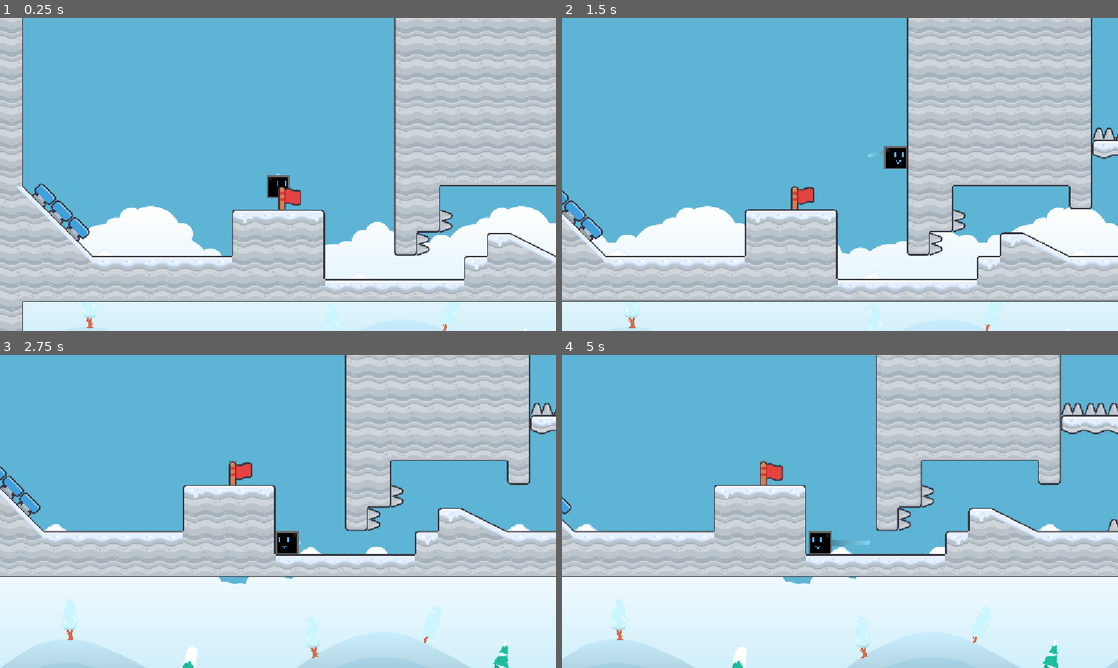
Above: before the commit, frames 1-4 (two rows, left to right).
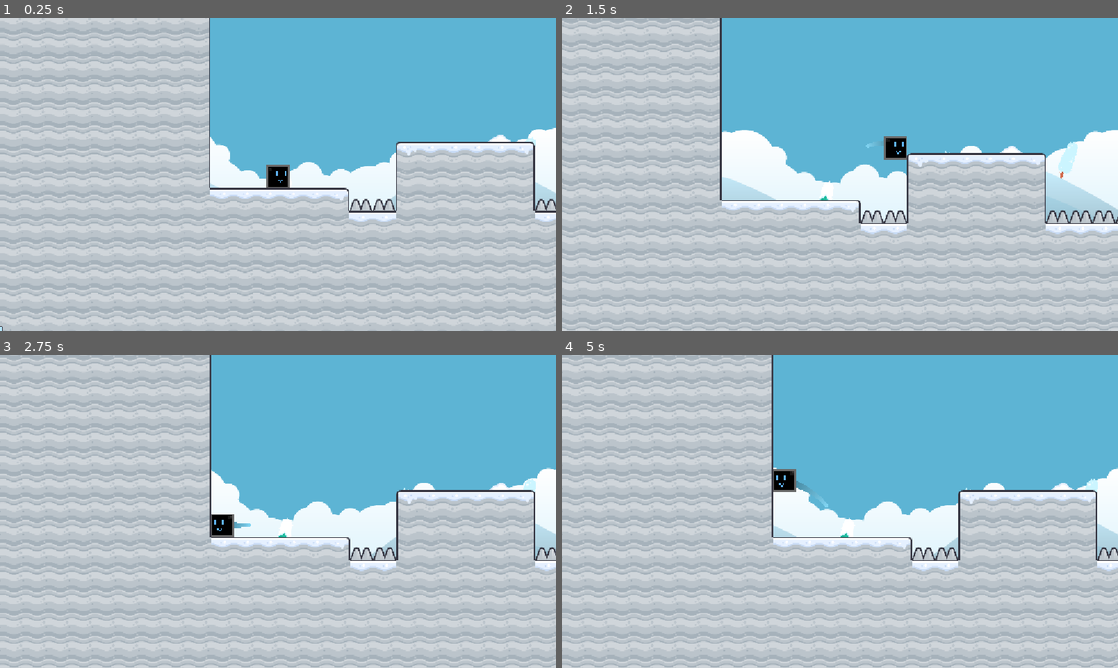
Above: after the commit, the same moments.

Repository: Emarald64/gliding-game
Game: Godot game, scene res://Scenes/main.tscn
The game is run twice, just before and just after one commit, with the same random seed, the same clock (stepped at 60 frames per second) and the same inputs.
Inputs:
- Up to frame 1 (0.25 s): no input
- Up to frame 2 (1.5 s): tap Enter at 0.5 s; hold Shift (glide) 0.53-1.28 s; hold Right (move_right) from 0.53 s (still down); tap Space (jump) at 0.77 s; tap Shift (glide) at 1.35 s
- Up to frame 3 (2.75 s): tap Space (jump) at 1.52 s; release Right (move_right) at 2.03 s; hold Left (move_left) from 2.03 s (still down); hold Shift (glide) from 2.03 s (still down)
- Up to frame 4 (5 s): release Left (move_left) at 2.78 s; release Shift (glide) at 2.78 s; hold Right (move_right) 2.78-4.28 s; tap Shift (glide) at 2.85, 4.35 s; tap Space (jump) at 3.02, 3.77, 4.52 s; hold Shift (glide) 3.53-4.28 s; hold Left (move_left) from 4.28 s (still down)

The runs differ from the first frame. In frame 1, 65% of the frame differs, in the area x 0-100%, y 0-100%; in frame 2, 71%; in frame 3, 76%; in frame 4, 76%.

Commit message:
removed debug messages

Diff:
--- a/Scenes/glide_booster.gd
+++ b/Scenes/glide_booster.gd
@@ -16,7 +16,7 @@
 		$GPUParticles2D.process_material.initial_velocity_min=boost*ParticleSpeedFactor
 		$GPUParticles2D.lifetime=(size.y-(boost*ParticleYSizeFactor))/(boost*ParticleSpeedFactor)
 
-		$GPUParticles2D.amount=int(24*$GPUParticles2D.lifetime)
+		$GPUParticles2D.amount=int(size.x*$GPUParticles2D.lifetime/10)
 
 		$GPUParticles2D.process_material.scale_min=boost*ParticleYSizeFactor
 		$GPUParticles2D.process_material.scale_curve.curve_x.set_point_value(0,ParticleXSize/boost/ParticleYSizeFactor)
--- a/Scenes/main.tscn
+++ b/Scenes/main.tscn
@@ -245,7 +245,7 @@
 [node name="main" type="Node"]
 
 [node name="Player" parent="." instance=ExtResource("2_bo1nx")]
-position = Vector2(704, -736)
+position = Vector2(187, 346)
 floor_constant_speed = true
 floor_snap_length = 4.0
 
--- a/Scenes/player.tscn
+++ b/Scenes/player.tscn
@@ -35,6 +35,7 @@
 texture = ExtResource("3_vgqql")
 
 [node name="DebugGlideSpeed" type="Label" parent="."]
+visible = false
 offset_left = -19.0
 offset_top = 37.0
 offset_right = 21.0
